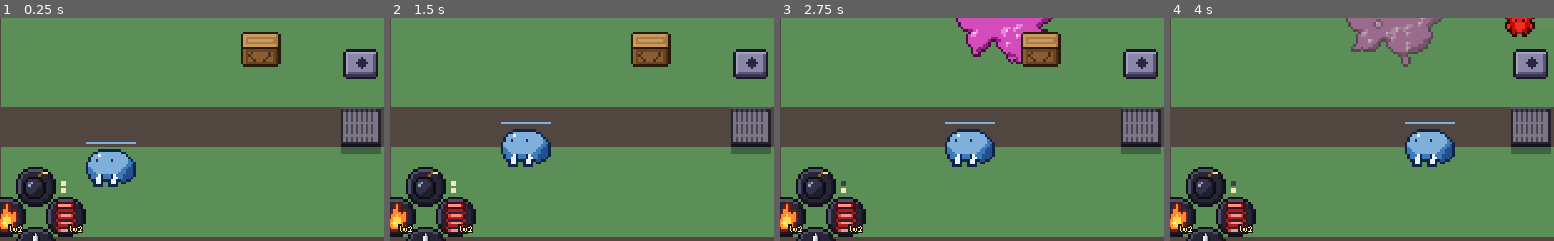
Above: before the commit, frames 1-4 (left to right).
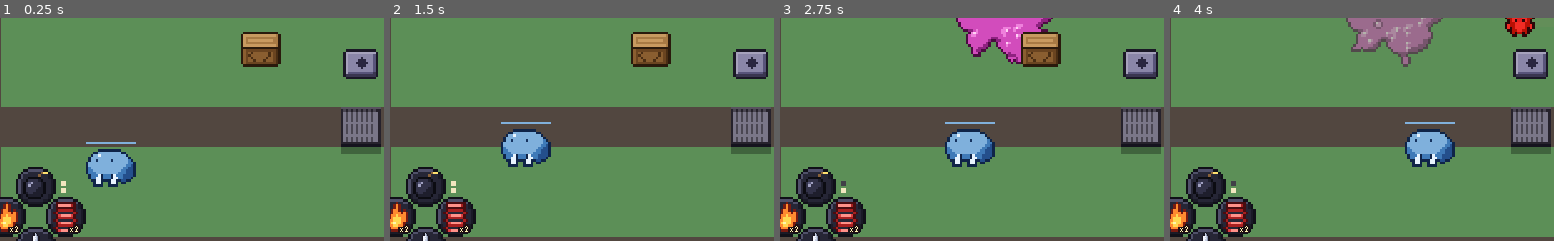
Above: after the commit, the same moments.

Repository: marcelozorza/Alttp2
Game: Godot game, scene res://world/test_room.tscn
Same seed, same stepped clock (60 frames per second), same inputs: the game is played once before the commit and once after it. This scene is started directly instead of the project's main scene.
Inputs (mouse positions are % of the whole screen's width and height, from its top left):
- Up to frame 1 (0.25 s): no input
- Up to frame 2 (1.5 s): tap Enter (ui_accept) at 0.5 s; move the mouse to (74, 45) at 0.52 s; hold D (move_right) 0.53-1.25 s; tap J (attack) at 0.6 s; click (74, 45) at 0.67 s; tap Space (jump) at 0.77 s; drag from (31, 55) to (46, 71) at 1.27 s
- Up to frame 3 (2.75 s): move the mouse to (62, 28) at 2.02 s; hold D (move_right) from 2.03 s (still down); tap L (use_bomb) at 2.1 s
- Up to frame 4 (4 s): release D (move_right) at 2.75 s; drag from (46, 71) to (20, 35) at 2.77 s; move the mouse to (83, 66) at 3.52 s; hold A (move_left) from 3.53 s (still down); tap J (attack) at 3.6 s; tap Space (jump) at 3.77 s
The pictures show only the part of the screen within x 5-54%, y 43-93%; the shares and areas given below are measured in that part.

The runs differ from the first frame. In frame 1, 0.1% of the frame differs, in the area x 2-22%, y 92-97%; in frame 2, 0.1%; in frame 3, 0.1%; in frame 4, 0.1%.

Commit message:
Selo x2 no lugar de lv2
Marcelo ainda lia o selo como LUZ e pediu x2.

Co-Authored-By: Claude Opus 5.5 <noreply@anthropic.com>
Claude-Session: https://claude.ai/code/session_016s7NeyqhFYvACHZR6rPdJ4

Diff:
--- a/art/icon_lv2.svg
+++ /dev/null
@@ -1,43 +0,0 @@
-<svg xmlns="http://www.w3.org/2000/svg" width="12" height="7" viewBox="0 0 12 7" shape-rendering="crispEdges">
-<rect x="0" y="0" width="3" height="1" fill="#1e1014"/>
-<rect x="8" y="0" width="3" height="1" fill="#1e1014"/>
-<rect x="0" y="1" width="1" height="1" fill="#1e1014"/>
-<rect x="1" y="1" width="1" height="1" fill="#fff4b0"/>
-<rect x="2" y="1" width="1" height="1" fill="#1e1014"/>
-<rect x="7" y="1" width="2" height="1" fill="#1e1014"/>
-<rect x="9" y="1" width="1" height="1" fill="#fff4b0"/>
-<rect x="10" y="1" width="2" height="1" fill="#1e1014"/>
-<rect x="0" y="2" width="1" height="1" fill="#1e1014"/>
-<rect x="1" y="2" width="1" height="1" fill="#fff4b0"/>
-<rect x="2" y="2" width="6" height="1" fill="#1e1014"/>
-<rect x="8" y="2" width="1" height="1" fill="#fff4b0"/>
-<rect x="9" y="2" width="1" height="1" fill="#1e1014"/>
-<rect x="10" y="2" width="1" height="1" fill="#fff4b0"/>
-<rect x="11" y="2" width="1" height="1" fill="#1e1014"/>
-<rect x="0" y="3" width="1" height="1" fill="#1e1014"/>
-<rect x="1" y="3" width="1" height="1" fill="#fff4b0"/>
-<rect x="2" y="3" width="2" height="1" fill="#1e1014"/>
-<rect x="4" y="3" width="1" height="1" fill="#fff4b0"/>
-<rect x="5" y="3" width="1" height="1" fill="#1e1014"/>
-<rect x="6" y="3" width="1" height="1" fill="#fff4b0"/>
-<rect x="7" y="3" width="3" height="1" fill="#1e1014"/>
-<rect x="10" y="3" width="1" height="1" fill="#fff4b0"/>
-<rect x="11" y="3" width="1" height="1" fill="#1e1014"/>
-<rect x="0" y="4" width="1" height="1" fill="#1e1014"/>
-<rect x="1" y="4" width="1" height="1" fill="#fff4b0"/>
-<rect x="2" y="4" width="2" height="1" fill="#1e1014"/>
-<rect x="4" y="4" width="1" height="1" fill="#fff4b0"/>
-<rect x="5" y="4" width="1" height="1" fill="#1e1014"/>
-<rect x="6" y="4" width="1" height="1" fill="#fff4b0"/>
-<rect x="7" y="4" width="2" height="1" fill="#1e1014"/>
-<rect x="9" y="4" width="1" height="1" fill="#fff4b0"/>
-<rect x="10" y="4" width="2" height="1" fill="#1e1014"/>
-<rect x="0" y="5" width="2" height="1" fill="#1e1014"/>
-<rect x="2" y="5" width="1" height="1" fill="#fff4b0"/>
-<rect x="3" y="5" width="2" height="1" fill="#1e1014"/>
-<rect x="5" y="5" width="1" height="1" fill="#fff4b0"/>
-<rect x="6" y="5" width="2" height="1" fill="#1e1014"/>
-<rect x="8" y="5" width="3" height="1" fill="#fff4b0"/>
-<rect x="11" y="5" width="1" height="1" fill="#1e1014"/>
-<rect x="1" y="6" width="11" height="1" fill="#1e1014"/>
-</svg>
--- /dev/null
+++ b/art/icon_x2.svg
@@ -0,0 +1,31 @@
+<svg xmlns="http://www.w3.org/2000/svg" width="9" height="7" viewBox="0 0 9 7" shape-rendering="crispEdges">
+<rect x="5" y="0" width="3" height="1" fill="#1e1014"/>
+<rect x="4" y="1" width="2" height="1" fill="#1e1014"/>
+<rect x="6" y="1" width="1" height="1" fill="#fff4b0"/>
+<rect x="7" y="1" width="2" height="1" fill="#1e1014"/>
+<rect x="0" y="2" width="5" height="1" fill="#1e1014"/>
+<rect x="5" y="2" width="1" height="1" fill="#fff4b0"/>
+<rect x="6" y="2" width="1" height="1" fill="#1e1014"/>
+<rect x="7" y="2" width="1" height="1" fill="#fff4b0"/>
+<rect x="8" y="2" width="1" height="1" fill="#1e1014"/>
+<rect x="0" y="3" width="1" height="1" fill="#1e1014"/>
+<rect x="1" y="3" width="1" height="1" fill="#fff4b0"/>
+<rect x="2" y="3" width="1" height="1" fill="#1e1014"/>
+<rect x="3" y="3" width="1" height="1" fill="#fff4b0"/>
+<rect x="4" y="3" width="3" height="1" fill="#1e1014"/>
+<rect x="7" y="3" width="1" height="1" fill="#fff4b0"/>
+<rect x="8" y="3" width="1" height="1" fill="#1e1014"/>
+<rect x="0" y="4" width="2" height="1" fill="#1e1014"/>
+<rect x="2" y="4" width="1" height="1" fill="#fff4b0"/>
+<rect x="3" y="4" width="3" height="1" fill="#1e1014"/>
+<rect x="6" y="4" width="1" height="1" fill="#fff4b0"/>
+<rect x="7" y="4" width="2" height="1" fill="#1e1014"/>
+<rect x="0" y="5" width="1" height="1" fill="#1e1014"/>
+<rect x="1" y="5" width="1" height="1" fill="#fff4b0"/>
+<rect x="2" y="5" width="1" height="1" fill="#1e1014"/>
+<rect x="3" y="5" width="1" height="1" fill="#fff4b0"/>
+<rect x="4" y="5" width="1" height="1" fill="#1e1014"/>
+<rect x="5" y="5" width="3" height="1" fill="#fff4b0"/>
+<rect x="8" y="5" width="1" height="1" fill="#1e1014"/>
+<rect x="0" y="6" width="9" height="1" fill="#1e1014"/>
+</svg>
--- a/ui/tool_icons.gd
+++ b/ui/tool_icons.gd
@@ -6,7 +6,7 @@
 ## troca de paleta do Super Nintendo.
 ##
 ## As melhorias (chama forte e mola forte) usam o ícone da ferramenta comum com
-## o selo lv2 ao lado, em caixa baixa, pedido de Marcelo em 2026-11-08.
+## o selo x2 ao lado, pedido de Marcelo em 2026-11-08.
 
 const SWORD := preload("res://art/icon_sword.svg")
 const SWORD_LOCKED := preload("res://art/icon_sword_locked.svg")
@@ -22,12 +22,12 @@
 	Item.Id.KEY: preload("res://art/icon_key.svg"),
 	Item.Id.BOSS_KEY: preload("res://art/icon_boss_key.svg"),
 }
-const LEVEL_TWO := preload("res://art/icon_lv2.svg")
+const LEVEL_TWO := preload("res://art/icon_x2.svg")
 const UPGRADES := [Item.Id.STRONG_FIRE, Item.Id.STRONG_SPRING]
 
 
 ## Desenha o ícone do item centrado em center. Só pode ser chamado dentro do
-## _draw de um canvas. Numa melhoria, o selo lv2 vai no canto de baixo à
+## _draw de um canvas. Numa melhoria, o selo x2 vai no canto de baixo à
 ## direita do ícone, ampliado badge_scale vezes. No HUD ele fica dentro do
 ## botão, e no baú, maior, ao lado do ícone.
 static func draw(
Not shown, removed: art/source/icon_lv2.txt
Not shown, added: art/source/icon_x2.txt
Not shown, changed: docs/design.md
